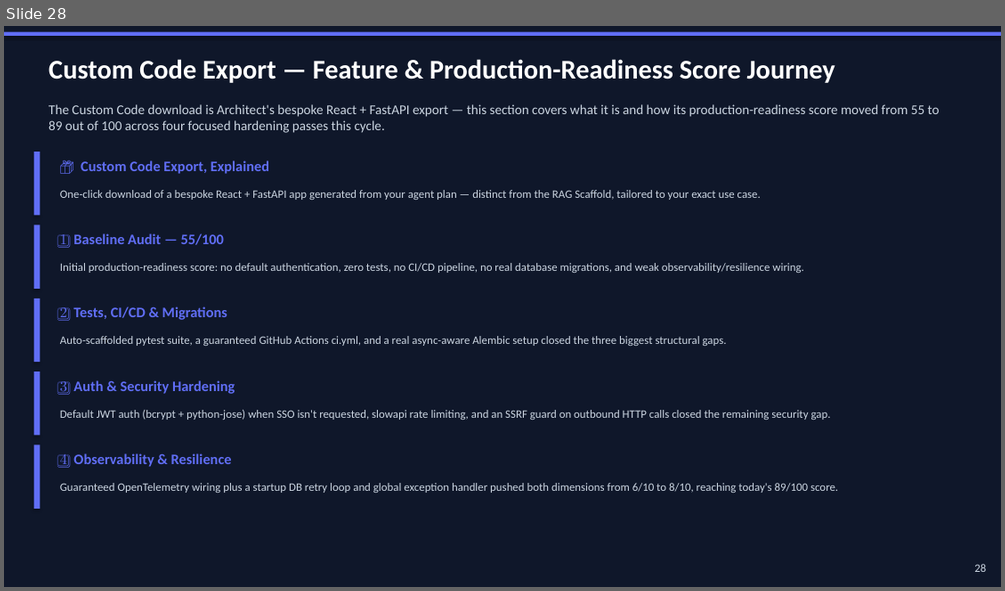
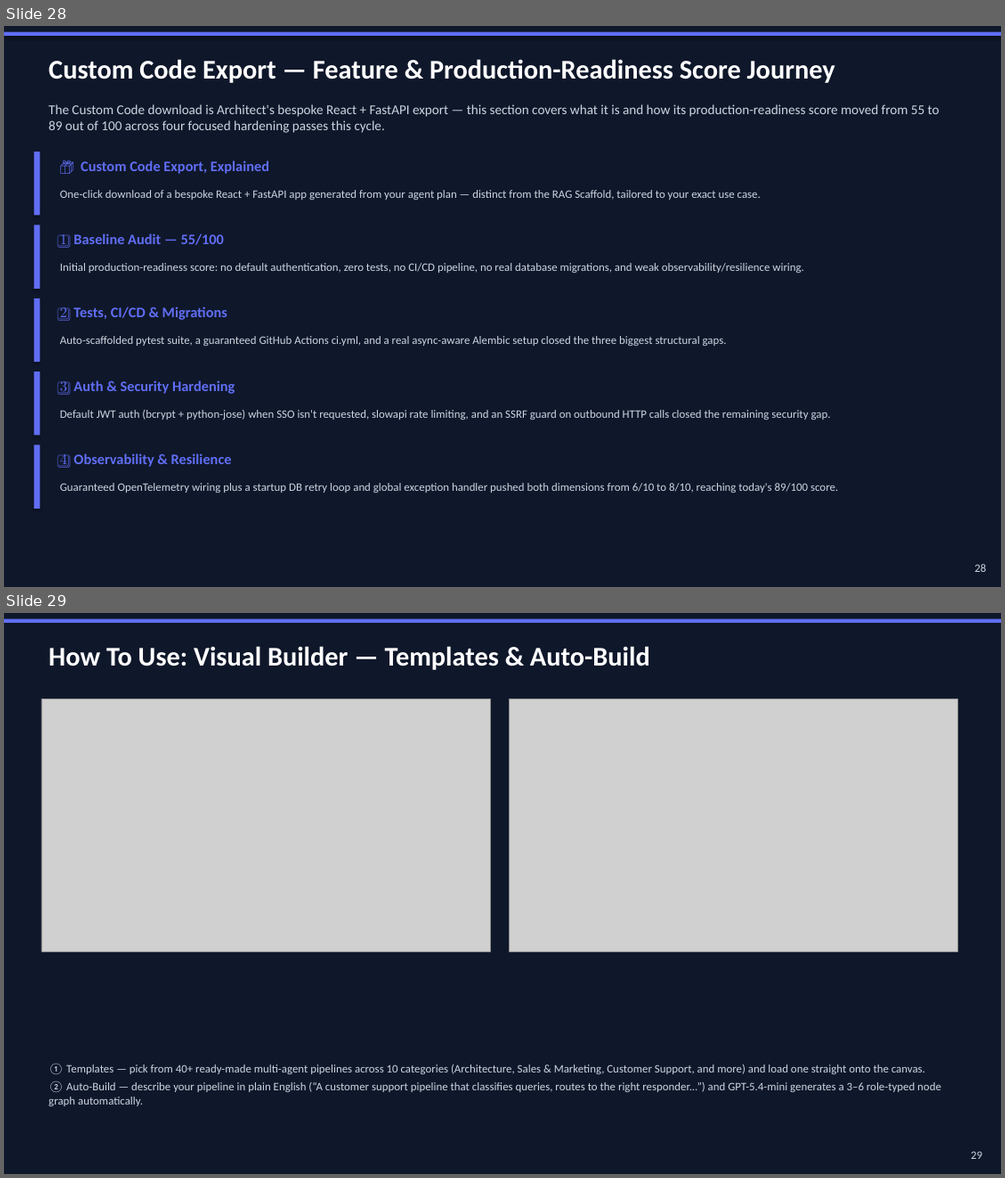
Before and after one commit to nsureshmanikandan/AgentForge, a slide deck: docs/AgentForge-PresentationV8.pptx. Shown one above the other, each under a label of ours: slide 28 before the commit, slides 28 and 29 after it. The pictures are 1005x591 and 1005x1178 pixels, drawn with LibreOffice and Linux fonts; fonts in the diff are those of the drawing; grey boxes stand for pictures. Boxes give left, top, right and bottom in pixels: in the first picture for what was removed or moved away, otherwise in the second. Text is boxed around its words. In the diff, an @@ line names an element or a change of style, - is before the commit and + after.

Commit message:
Add screenshot-based usage guide for the core build flow to presentation
Added 5 new slides with live screenshots (captured via Playwright against
the running app) and step-by-step "how to use" captions for the features
built/changed this session:

- Visual Builder: Templates panel + Auto-Build (NL -> workflow generation)
- Visual Builder: Agent Config (Local Model / Azure GPT-5.4-mini per-agent
  dropdown) + Export Code
- Visual Builder: Run dialog (AI-suggested input) + Deploy
- Architect (Prompt-to-Agent) + Agent Studio (agent list/management)
- Playground: Test Agent screen with the Suggest button and accurate
  per-agent model display

Deck is now 34 slides; verified page numbers are sequential end-to-end.

```diff
--- a/docs/AgentForge-PresentationV8.pptx
+++ b/docs/AgentForge-PresentationV8.pptx
@@ slide 29 added at box(4, 613, 1001, 1174), background #FFFFFF @@
@@ rectangle added at box(4, 613, 1001, 1174), fill #0F172A @@
@@ rectangle added at box(4, 619, 1001, 623), fill #606EF5 @@
@@ text added at box(48, 646, 650, 670), 26 pt, text #FFFFFF, bold @@
+How To Use: Visual Builder — Templates & Auto-Build
@@ picture added at box(41, 699, 490, 952) @@
@@ picture added at box(509, 699, 957, 952) @@
@@ text added at box(48, 1063, 941, 1106), 11 pt, text #CBD5E1 @@
+① Templates — pick from 40+ ready-made multi-agent pipelines across 10 categories (Architecture, Sales & Marketing, Customer Support, and more) and load one straight onto the canvas.
+② Auto-Build — describe your pipeline in plain English (“A customer support pipeline that classifies queries, routes to the right responder...”) and GPT-5.4-mini generates a 3–6 role-typed node graph automatically.
@@ text added at box(971, 1151, 982, 1159), 11 pt, text #CBD5E1 @@
+29
```
Also in this commit, not shown: 4 slides changed, 4 other slides added.
